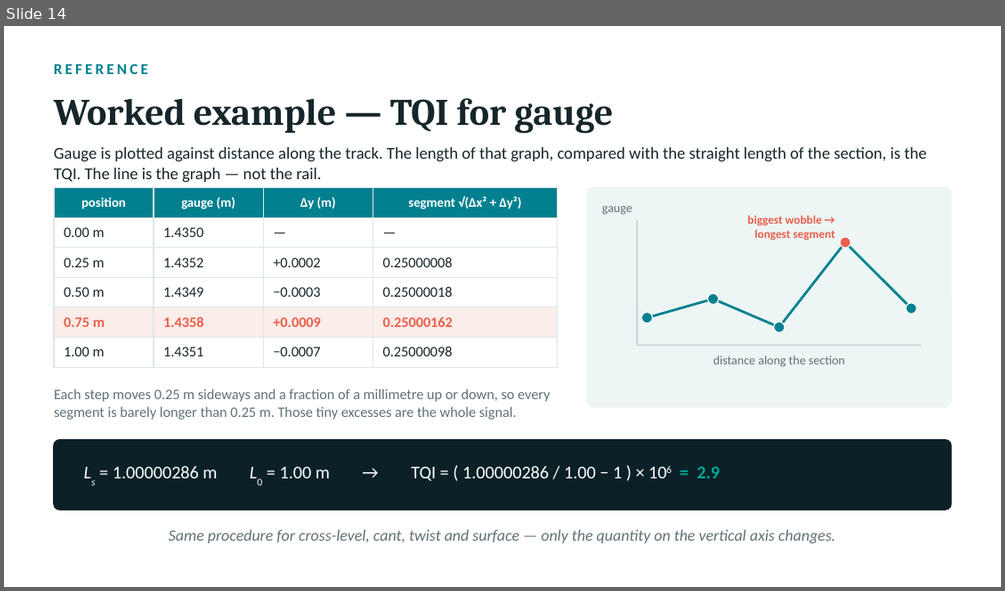
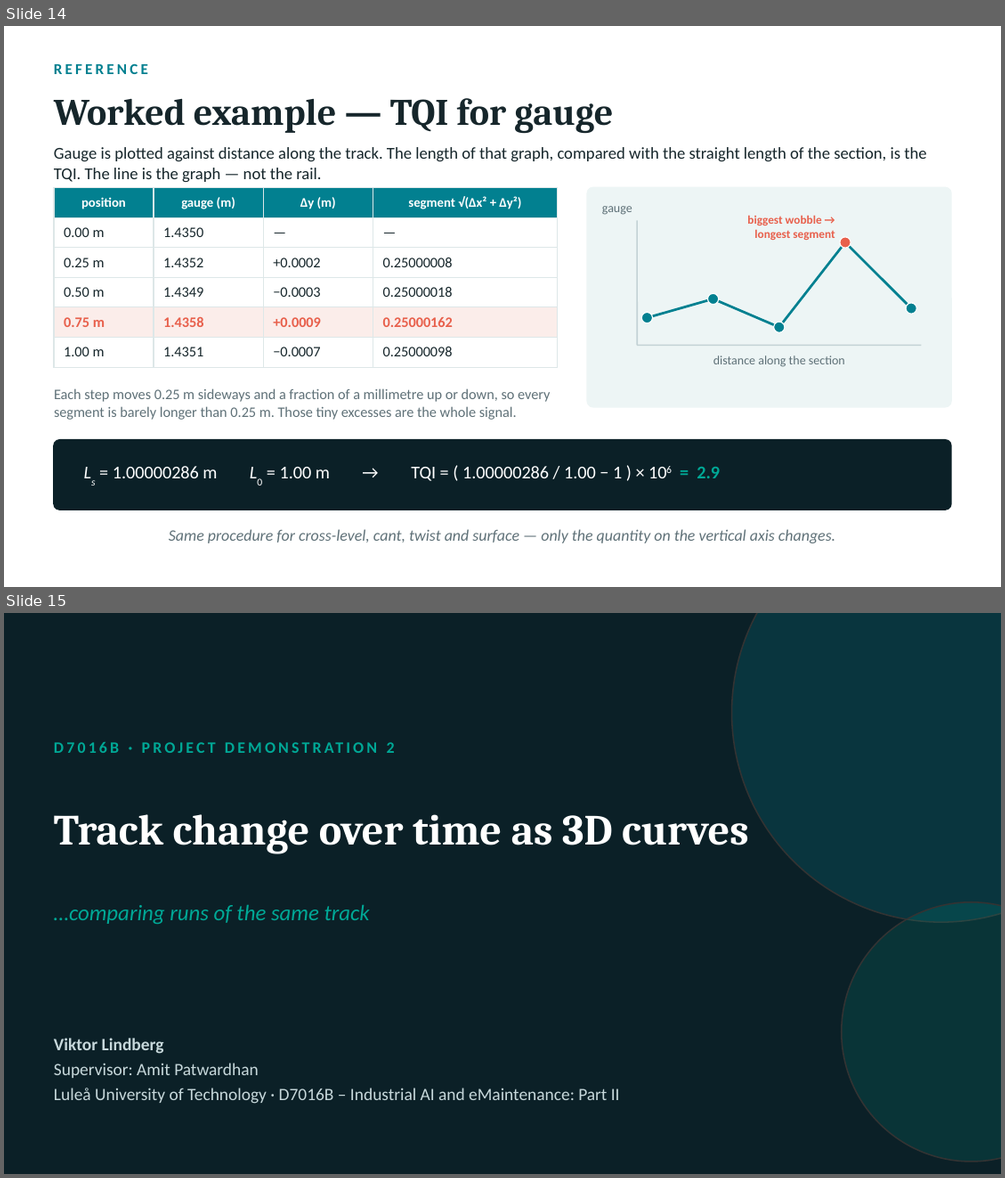
Before and after one commit to viktormm/D7016B-IAI-eMaintenance-Part-2, a slide deck: D7016B_Demo1_Viktor_Lindberg.pptx. Shown one above the other, each under a label of ours: slide 14 before the commit, slides 14 and 15 after it. The pictures are 1005x591 and 1005x1178 pixels, drawn with LibreOffice and Linux fonts; fonts in the diff are those of the drawing. Boxes give left, top, right and bottom in pixels: in the first picture for what was removed or moved away, otherwise in the second. Text is boxed around its words. In the diff, an @@ line names an element or a change of style, - is before the commit and + after.

Commit message:
change of project

```diff
--- a/D7016B_Demo1_Viktor_Lindberg.pptx
+++ b/D7016B_Demo1_Viktor_Lindberg.pptx
@@ slide 15 added at (4, 613, 1001, 1174), background #0B2027 @@
@@ ellipse added at (732, 613, 1001, 922), fill #028090 at 22% opacity, outline #333333 1 pt @@
@@ text added at (387, 742, 395, 753), 11.5 pt, text #00A896, bold @@
+D7016B · PROJECT DEMONSTRATION 2
@@ text added at (54, 814, 749, 853), 31 pt, text #FFFFFF, bold @@
+Track change over time as 3D curves
@@ text added at (54, 905, 370, 924), 16 pt, text #00A896, italic @@
+…comparing runs of the same track
@@ ellipse added at (841, 902, 1001, 1161), fill #00A896 at 15% opacity, outline #333333 1 pt @@
@@ text added at (54, 1038, 620, 1103), 12.5 pt, text #C7D8DB @@
+Viktor Lindberg
+Supervisor: Amit Patwardhan
+Luleå University of Technology · D7016B – Industrial AI and eMaintenance: Part II
```
Also in this commit, not shown: 9 other slides added, 26 other files.
